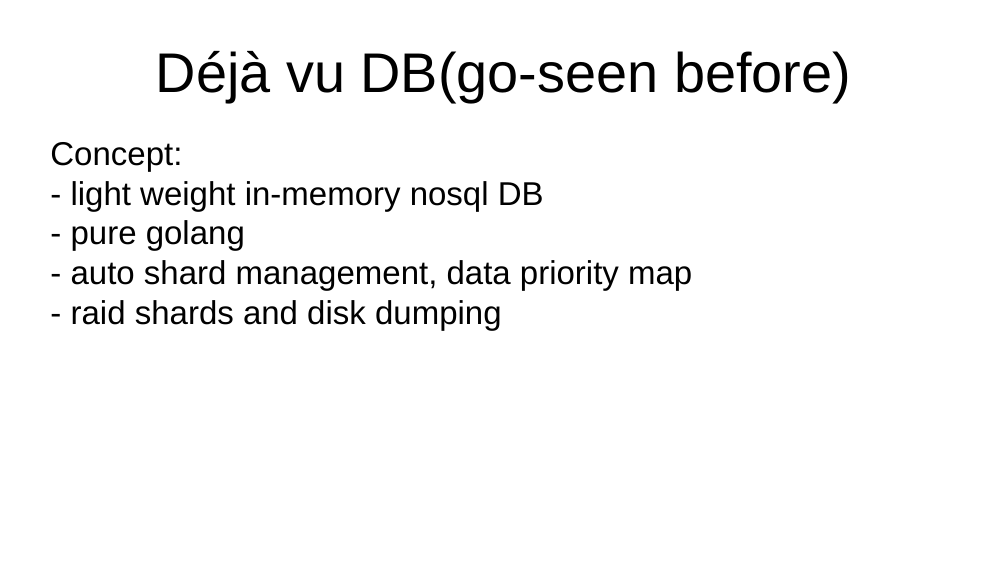
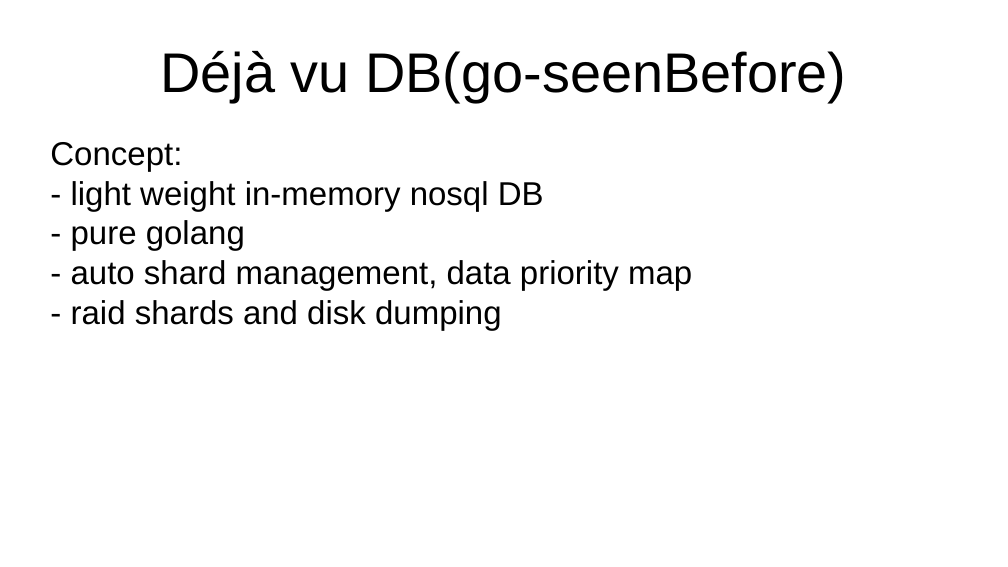
Before and after one commit to YC-Lammy/DejavuDB, a slide deck: slide 1 of doc/concept.odp. Drawn at 1008x567 pixels with LibreOffice and Linux fonts; fonts in the diff are those of the drawing. Boxes give left, top, right and bottom in pixels: in the first picture for what was removed or moved away, otherwise in the second. Text is boxed around its words. In the diff, an @@ line names an element or a change of style, - is before the commit and + after.

```diff
--- a/doc/concept.odp
+++ b/doc/concept.odp
@@ title at (x1=160, y1=51, x2=846, y2=102): text changed @@
-Déjà vu DB(go-seen before)
+Déjà vu DB(go-seenBefore)
```
Also in this commit, not shown: 1 other slide changed, 3 slides added, 3 other files.
